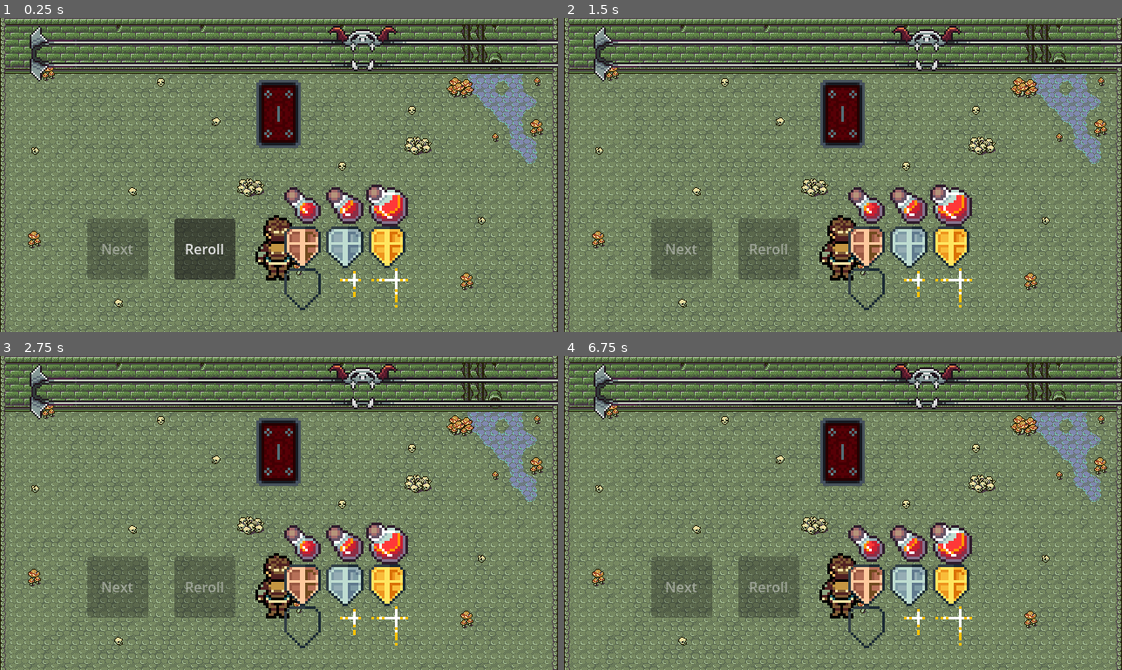
Above: before the commit, frames 1-4 (two rows, left to right).
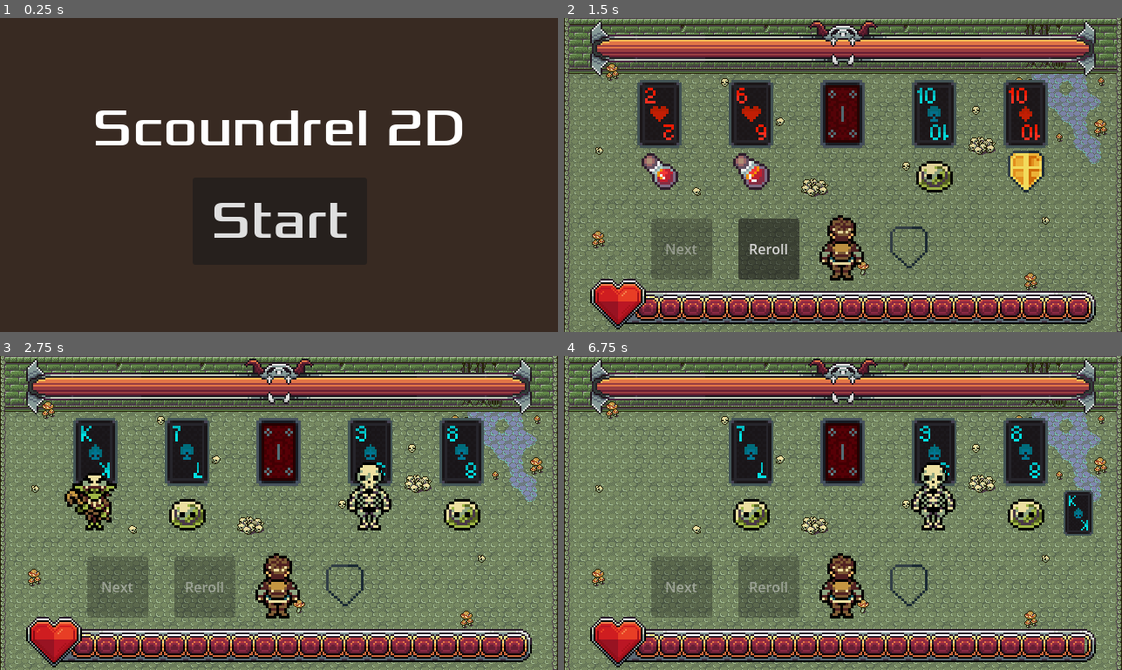
Above: after the commit, the same moments.

Repository: Linkseyes/Scoundrel2d
Game: Godot game, scene res://scenes/Main.tscn
Same seed, same stepped clock (60 frames per second), same inputs: the game is played once before the commit and once after it.
Inputs (mouse positions are in pixels of both pictures, inside the frame that each line leads up to):
- Up to frame 1 (0.25 s): no input
- Up to frame 2 (1.5 s): click (843, 222) at 0.5 s, where only the run after the commit has a clickable "Start"; click "Reroll" at 1.25 s
- Up to frame 3 (2.75 s): click (206, 588) at 2 s, where only the run after the commit has a clickable "Reroll"
- Up to frame 4 (6.75 s): tap Enter at 2.75, 4.25, 5.75 s; move the mouse to (843, 453) at 2.77 s; click (843, 453) at 2.85 s; tap Space at 3.5, 5, 6.5 s; move the mouse to (731, 528) at 3.52 s; click (731, 528) at 3.6 s; move the mouse to (898, 443) at 4.27 s; click (898, 443) at 4.35 s; move the mouse to (815, 575) at 5.02 s; click (815, 575) at 5.1 s; move the mouse to (1010, 560) at 5.77 s; click (1010, 560) at 5.85 s; move the mouse to (675, 465) at 6.52 s; click (675, 465) at 6.6 s

The runs differ from the first frame. In frame 1, 98% of the frame differs, in the area x 0-100%, y 0-100%; in frame 2, 35%; in frame 3, 33%; in frame 4, 31%.
Error before the commit: Invalid access to property or key 'deck' on a base object of type 'Nil'. (res://scripts/deck/playing_deck.gd:25)

Commit message:
Finished health bar size fix

Diff:
--- a/scenes/Deck.tscn
+++ b/scenes/Deck.tscn
@@ -10,11 +10,11 @@
 
 [sub_resource type="AtlasTexture" id="AtlasTexture_lk6u7"]
 atlas = ExtResource("4_3d78h")
-region = Rect2(0, 448, 384, 32)
+region = Rect2(0, 448, 292, 32)
 
 [sub_resource type="AtlasTexture" id="AtlasTexture_l3jxq"]
 atlas = ExtResource("4_3d78h")
-region = Rect2(0, 480, 384, 32)
+region = Rect2(0, 480, 292, 32)
 
 [node name="Deck" type="Area2D" unique_id=1800380479]
 scale = Vector2(2, 2)
@@ -34,16 +34,16 @@
 script = ExtResource("4_4nk3w")
 
 [node name="CanvasLayer" type="CanvasLayer" parent="." unique_id=1166048472]
+visible = false
 
 [node name="DeckHealthBar" type="TextureProgressBar" parent="CanvasLayer" unique_id=30363823]
 texture_filter = 1
 anchors_preset = 5
 anchor_left = 0.5
 anchor_right = 0.5
-offset_left = -288.0
-offset_top = 9.0
-offset_right = 96.0
-offset_bottom = 41.0
+offset_left = -292.0
+offset_top = 3.0
+offset_bottom = 35.0
 grow_horizontal = 2
 scale = Vector2(2, 2)
 max_value = 208.0
--- a/scenes/Main.tscn
+++ b/scenes/Main.tscn
@@ -85,7 +85,6 @@
 armor_monster_card_offset = 10
 
 [node name="Start" parent="." unique_id=1168856909 instance=ExtResource("7_nxtc6")]
-visible = false
 
 [node name="world" type="Node" parent="." unique_id=696306895]
 
Binary file changed: assets/art/gui/boss_bar1-Sheet.png
